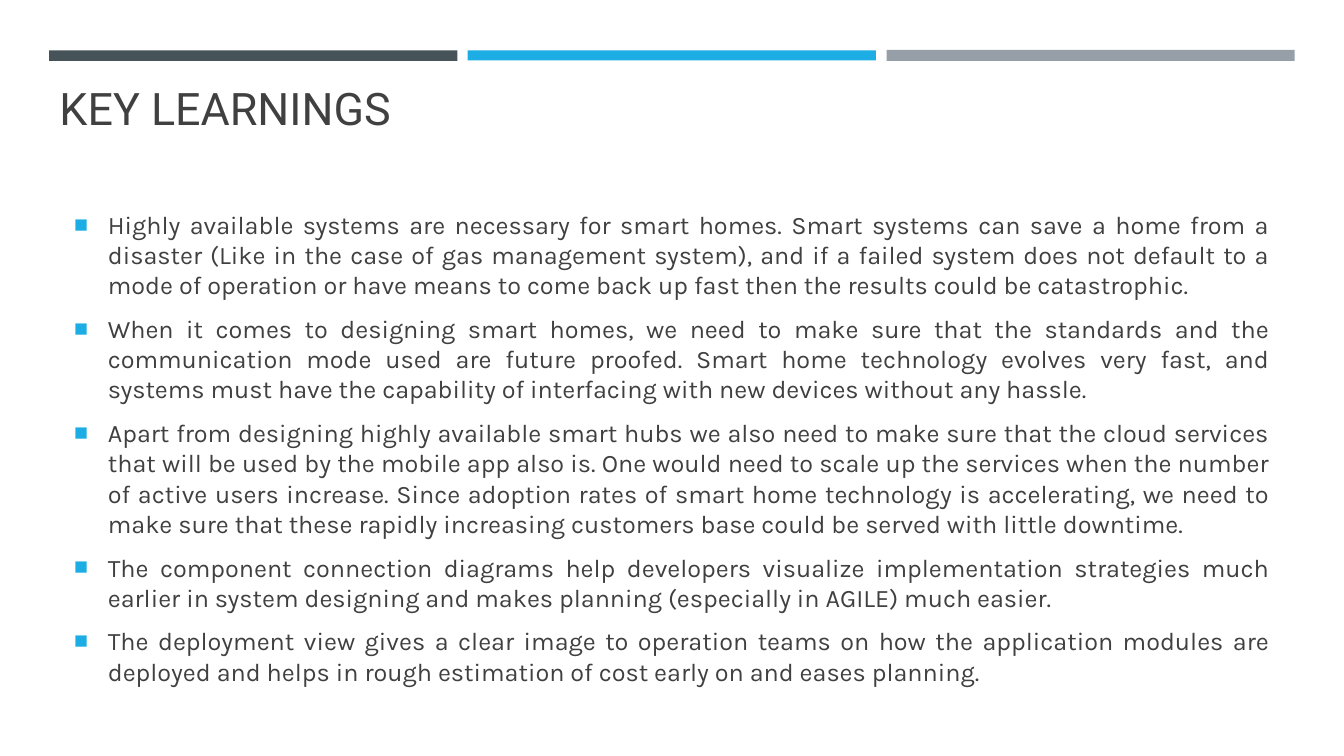
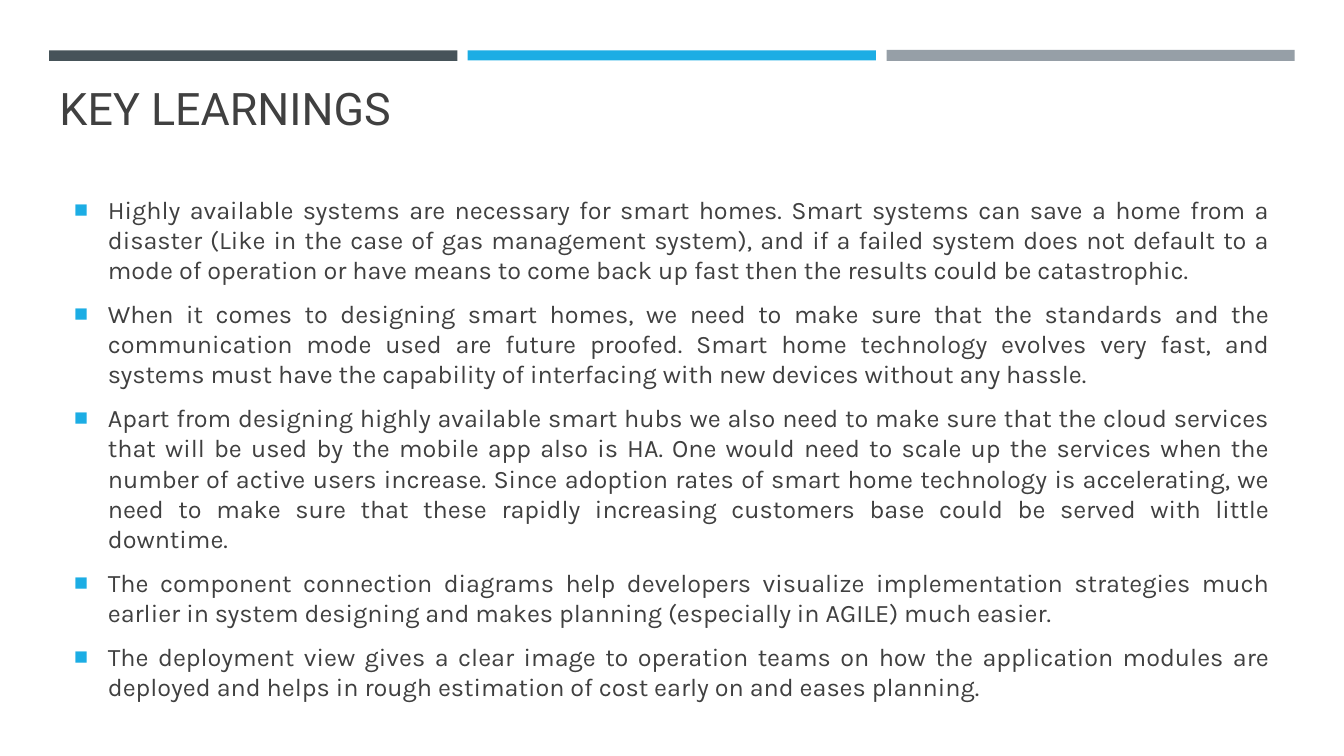
Before and after one commit to Akhilsudh/BITS-Assignment, a slide deck: slide 10 of Semester 2/Software Architecture/Assignment 2/SA-Assignment-2021MT12054.pptx (slide 9 before the commit). Drawn at 1344x756 pixels with LibreOffice and Linux fonts; fonts in the diff are those of the drawing. Boxes give left, top, right and bottom in pixels: in the first picture for what was removed or moved away, otherwise in the second. Text is boxed around its words. In the diff, an @@ line names an element or a change of style, - is before the commit and + after.

```diff
--- a/Semester 2/Software Architecture/Assignment 2/SA-Assignment-2021MT12054.pptx
+++ b/Semester 2/Software Architecture/Assignment 2/SA-Assignment-2021MT12054.pptx
@@ text at (108, 409, 1269, 549): text changed @@
-■ Apart from designing highly available smart hubs we also need to make sure that the cloud services that will be used by the mobile app also is. One would need to scale up the services when the number of active users increase. Since adoption rates of smart home technology is accelerating, we need to make sure that these rapidly increasing customers base could be served with little downtime.
+■ Apart from designing highly available smart hubs we also need to make sure that the cloud services that will be used by the mobile app also is HA. One would need to scale up the services when the number of active users increase. Since adoption rates of smart home technology is accelerating, we need to make sure that these rapidly increasing customers base could be served with little downtime.
```
Also in this commit, not shown: 6 other slides changed, 1 slide added, 7 other files.
